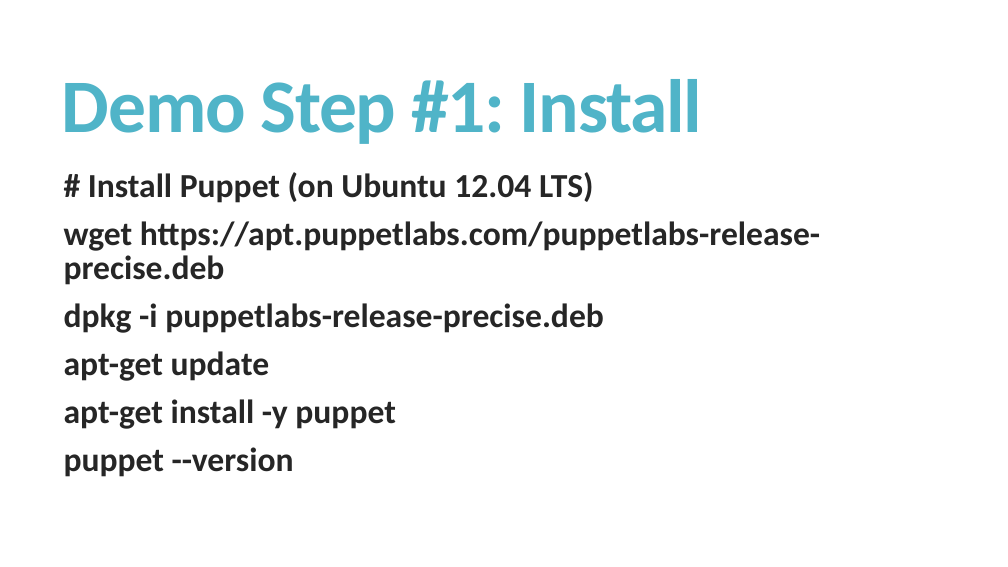
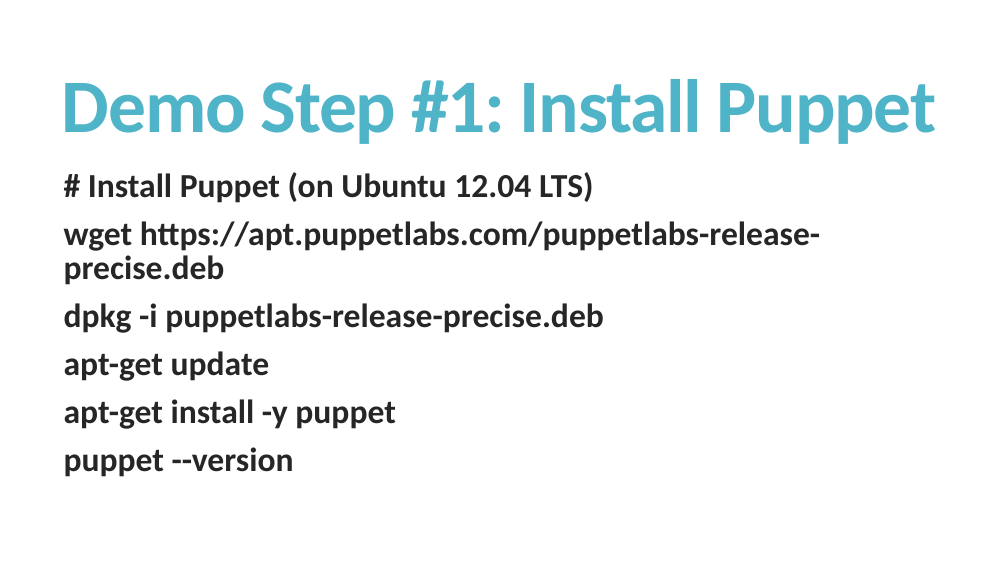
Before and after one commit to managedkaos/puppet-forge-intro, a slide deck: slide 16 of A Brief Introduction to The Puppet Forge.pptx (slide 15 before the commit). Drawn at 1008x567 pixels with LibreOffice and Linux fonts; fonts in the diff are those of the drawing. Boxes give left, top, right and bottom in pixels: in the first picture for what was removed or moved away, otherwise in the second. Text is boxed around its words. In the diff, an @@ line names an element or a change of style, - is before the commit and + after.

```diff
--- a/A Brief Introduction to The Puppet Forge.pptx
+++ b/A Brief Introduction to The Puppet Forge.pptx
@@ title at <box>62,79,936,144</box>: text changed @@
-Demo Step #1: Install
+Demo Step #1: Install Puppet
```
Also in this commit, not shown: 5 other slides changed, 1 slide added.
